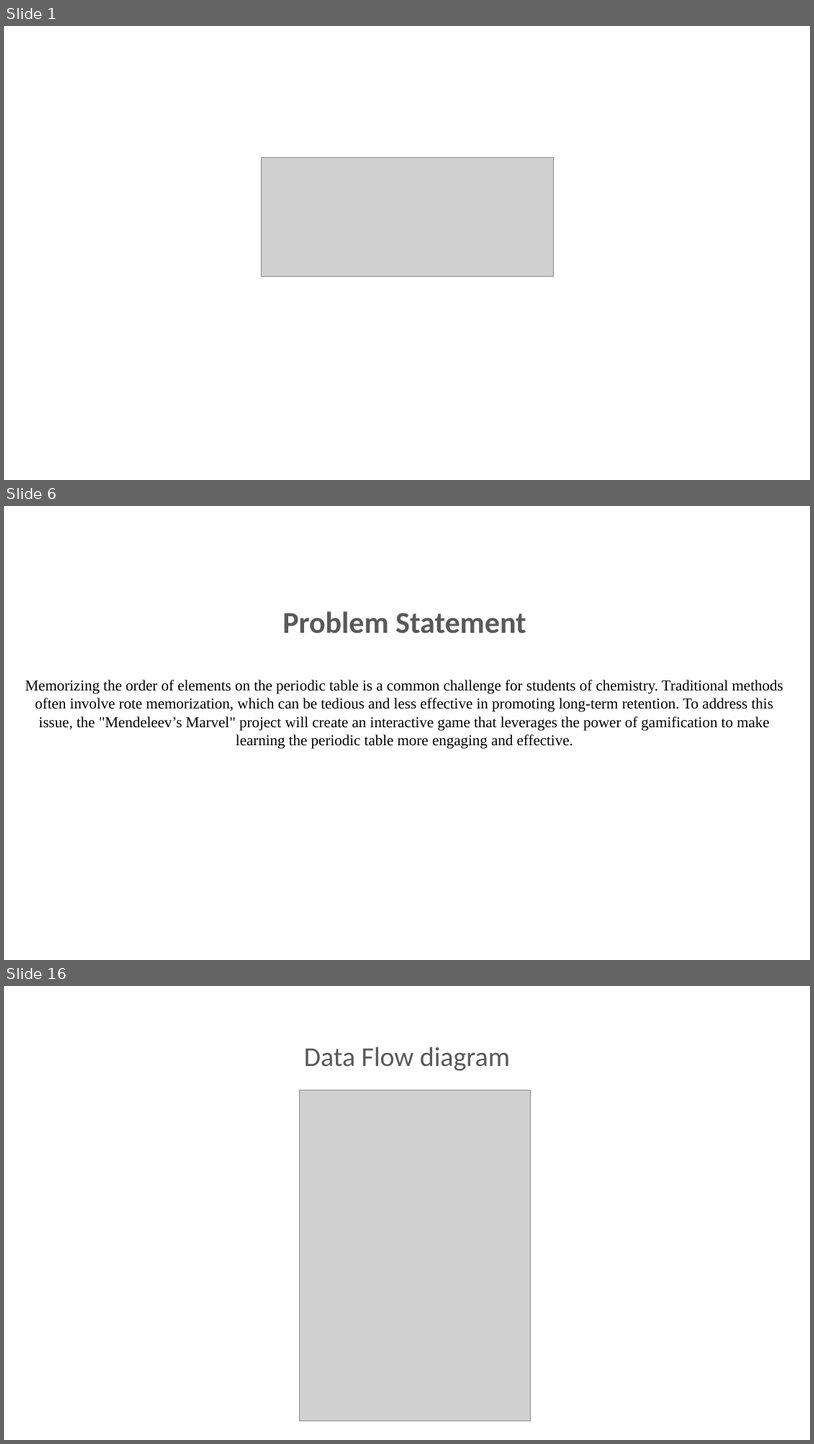
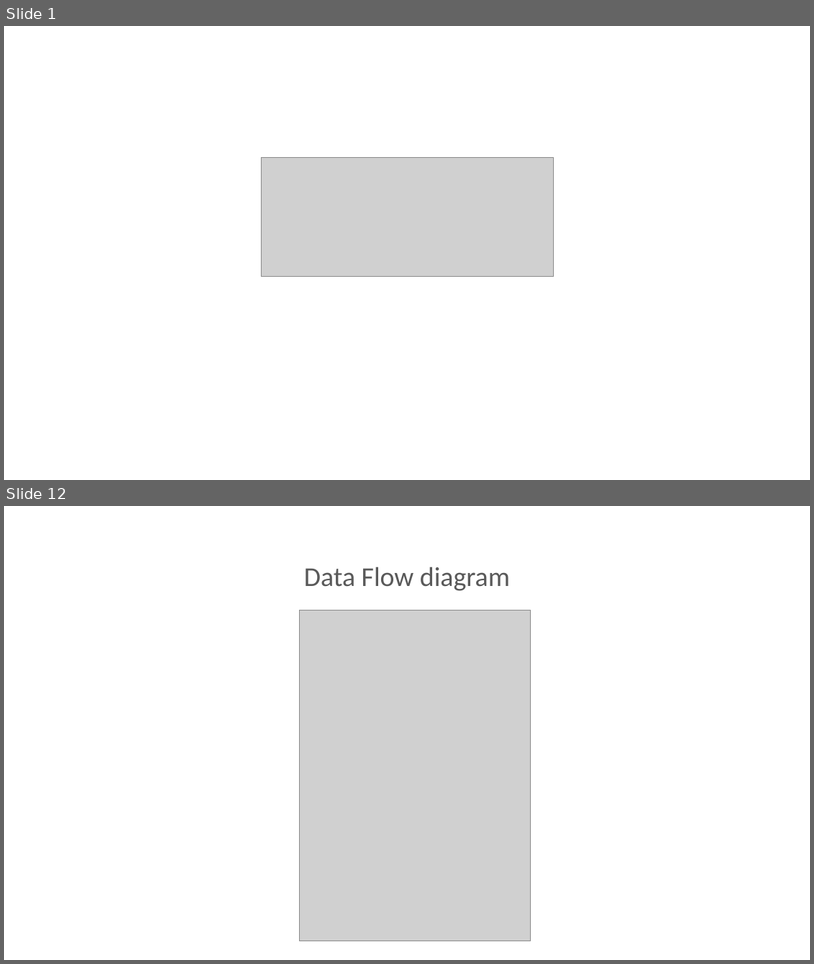
Before and after one commit to shahanxali/Mendeleev-s-Marvel, a slide deck: PPT_.pptx. Shown one above the other, each under a label of ours: slides 1, 6 and 16 before the commit, slides 1 and 12 after it; the slides between them are not shown. The pictures are 814x1444 and 814x964 pixels, drawn with LibreOffice and Linux fonts; fonts in the diff are those of the drawing; grey boxes stand for pictures; background and template pictures are left out. Boxes give left, top, right and bottom in pixels: in the first picture for what was removed or moved away, otherwise in the second. Text is boxed around its words. In the diff, an @@ line names an element or a change of style, - is before the commit and + after.

```diff
--- a/PPT_.pptx
+++ b/PPT_.pptx
@@ slide 6 removed at [4,506,810,960], background picture (left out) @@
@@ title removed at [25,611,784,749] @@
-Problem Statement
-Memorizing the order of elements on the periodic table is a common challenge for students of chemistry. Traditional methods often involve rote memorization, which can be tedious and less effective in promoting long-term retention. To address this issue, the "Mendeleev’s Marvel" project will create an interactive game that leverages the power of gamification to make learning the periodic table more engaging and effective.
@@ what was slide 16 is now slide 12 @@
```
Also in this commit, not shown: 9 slides changed, 4 slides added, 7 other slides removed, 7 other files.
